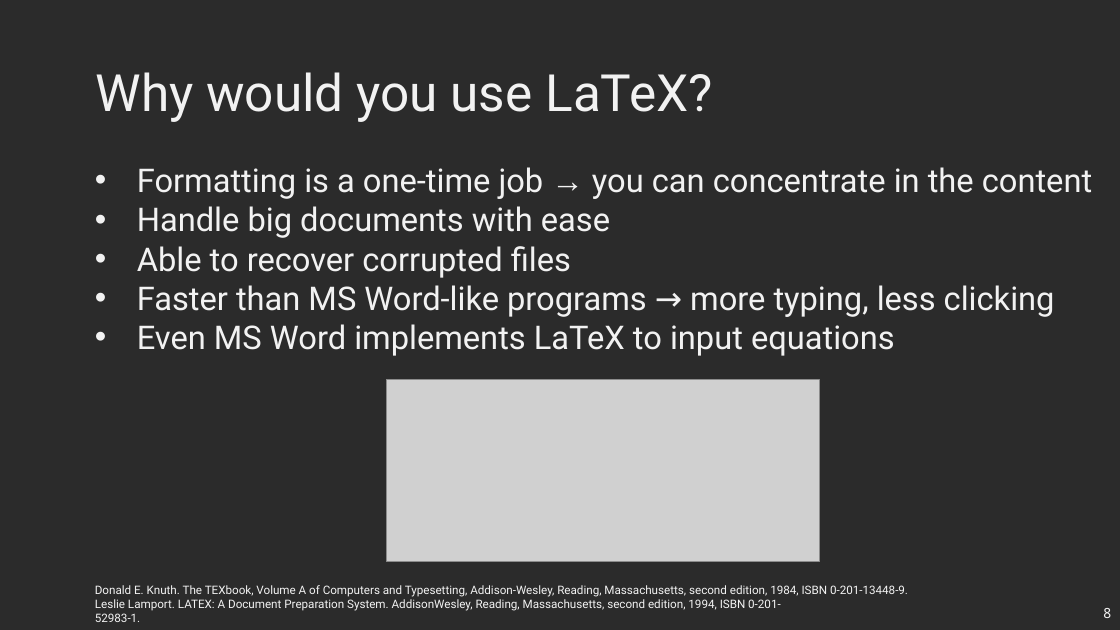
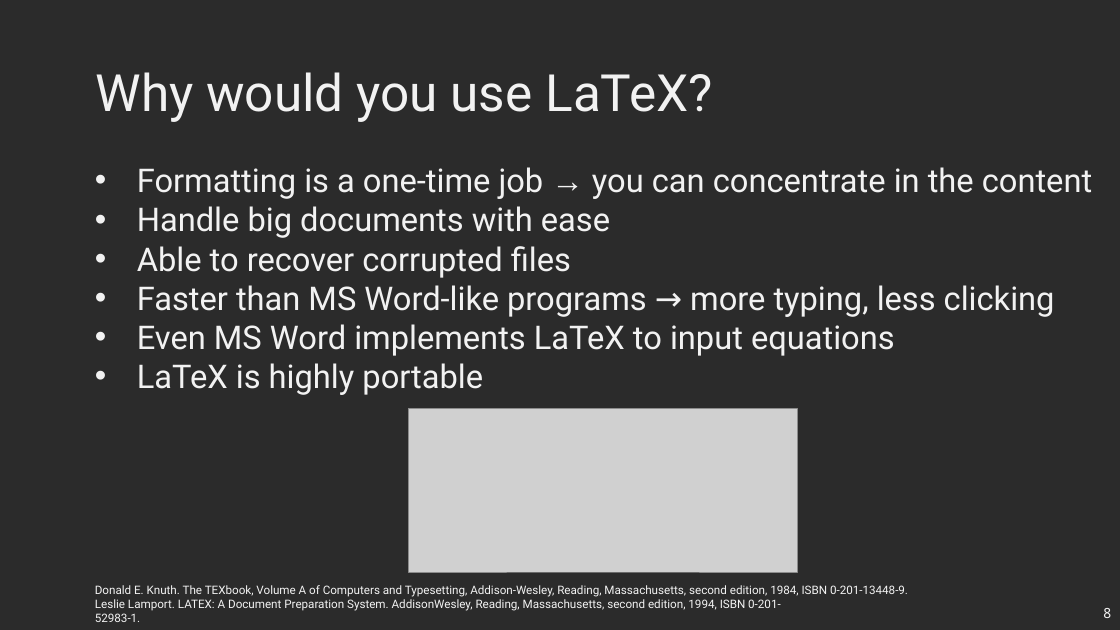
Before and after one commit to KiraSensei13/MNT_ITESM_courses, a slide deck: slide 8 of 0.Miscellaneous/LatexTutorial/0_material/LaTeX_intro.pptx. Drawn at 1120x630 pixels with LibreOffice and Linux fonts; fonts in the diff are those of the drawing; grey boxes stand for pictures; background and template pictures are left out; a plain dark background stands for a picture behind light text. Boxes give left, top, right and bottom in pixels: in the first picture for what was removed or moved away, otherwise in the second. Text is boxed around its words. In the diff, an @@ line names an element or a change of style, - is before the commit and + after.

```diff
--- a/0.Miscellaneous/LatexTutorial/0_material/LaTeX_intro.pptx
+++ b/0.Miscellaneous/LatexTutorial/0_material/LaTeX_intro.pptx
@@ text at (137,363,483,395): paragraph added @@
+• LaTeX is highly portable
@@ picture: place and size @@
-picture at (386,380,821,561)
+picture at (408,409,798,572)
```
Also in this commit, not shown: 51 other files.
